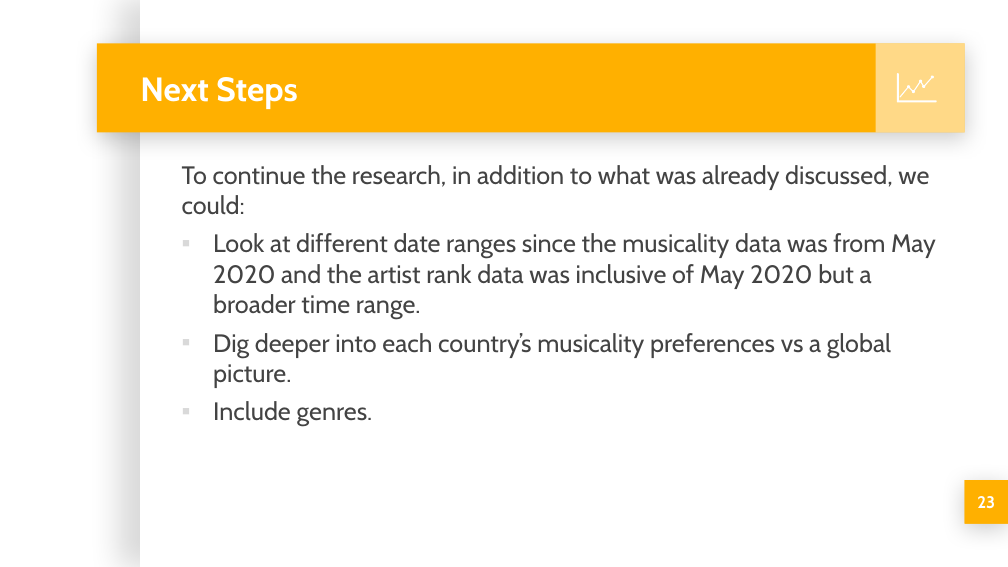
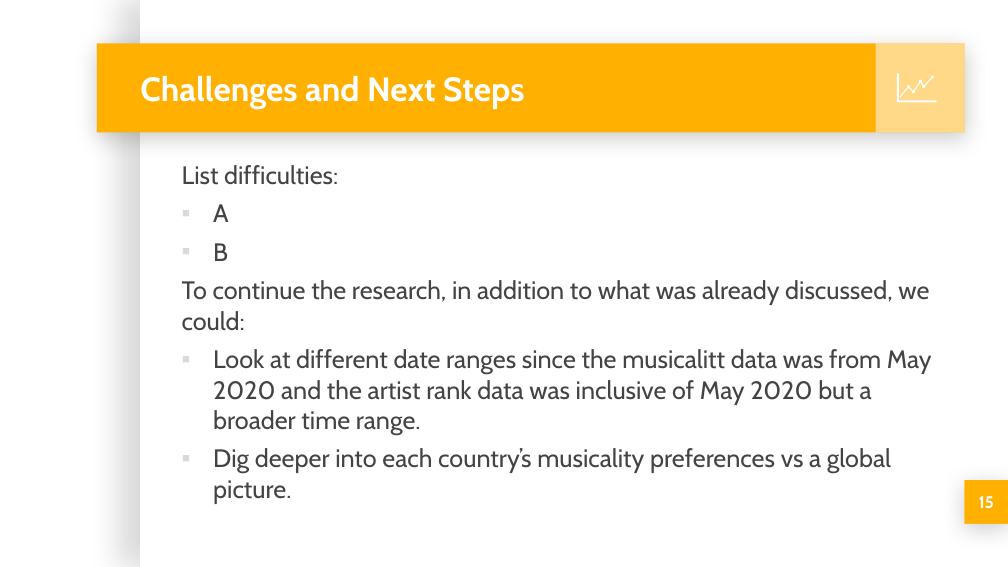
Before and after one commit to michellesimek/project_1, a slide deck: slide 15 of Project 1 PPT.pptx (slide 23 before the commit). Drawn at 1008x567 pixels with LibreOffice and Linux fonts; fonts in the diff are those of the drawing; background and template pictures are left out. Boxes give left, top, right and bottom in pixels: in the first picture for what was removed or moved away, otherwise in the second. Text is boxed around its words. In the diff, an @@ line names an element or a change of style, - is before the commit and + after.

```diff
--- a/Project 1 PPT.pptx
+++ b/Project 1 PPT.pptx
@@ title at [140, 75, 524, 109]: text changed @@
-Next Steps
+Challenges and Next Steps
@@ text at [182, 165, 338, 261]: paragraphs added @@
+List difficulties:
+▪ A
+▪ B
@@ text at [213, 349, 932, 435]: text changed @@
-▪ Look at different date ranges since the musicality data was from May 2020 and the artist rank data was inclusive of May 2020 but a broader time range.
+▪ Look at different date ranges since the musicalitt data was from May 2020 and the artist rank data was inclusive of May 2020 but a broader time range.
@@ text at [213, 401, 373, 427]: paragraph removed @@
-▪ Include genres.
@@ page number at [979, 496, 994, 509]: text changed @@
-23
+15
```
Also in this commit, not shown: 9 other slides changed, 8 slides removed.
